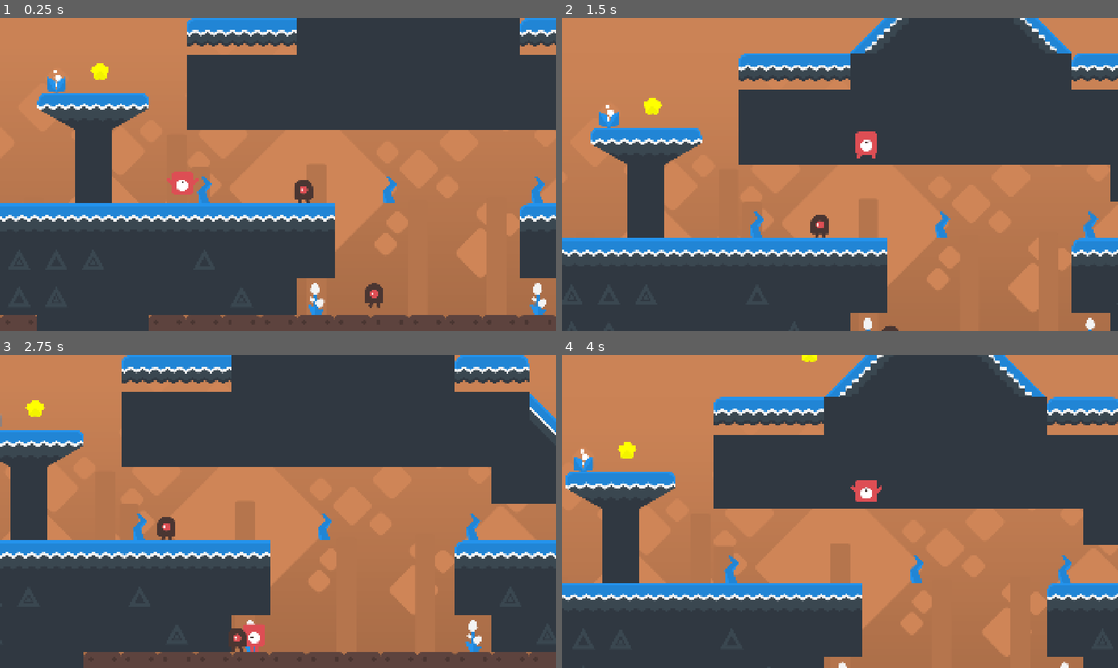
Above: before the commit, frames 1-4 (two rows, left to right).
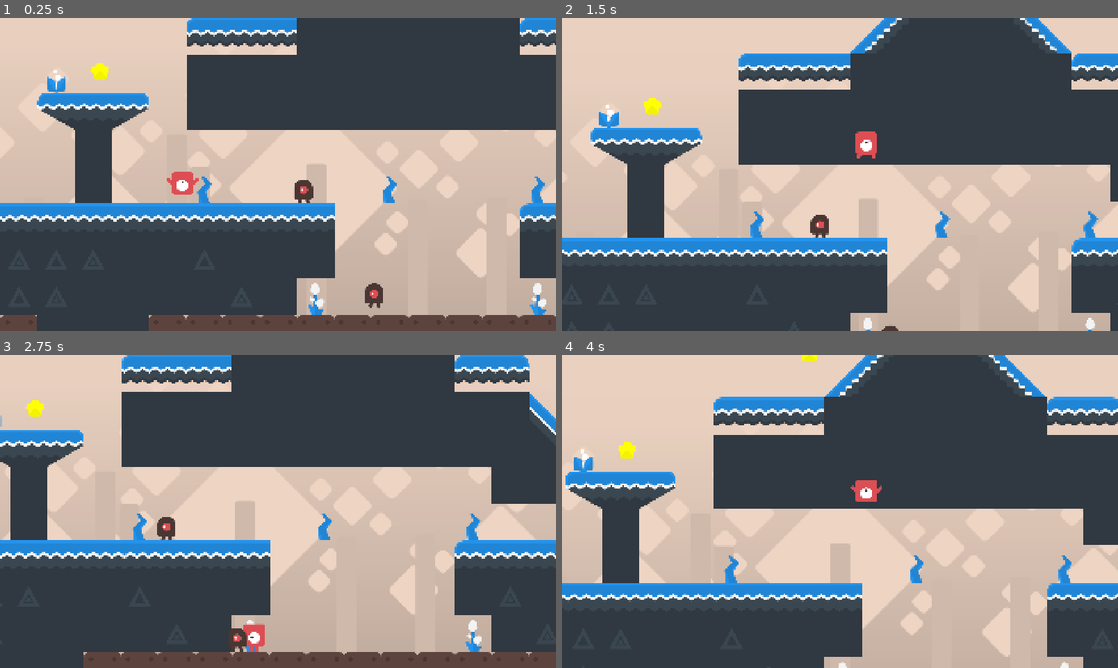
Above: after the commit, the same moments.

Repository: Doreen-b-tronic/Level-Design
Game: Godot game, scene res://levels/level_2.tscn
The game is run twice, just before and just after one commit, with the same random seed, the same clock (stepped at 60 frames per second) and the same inputs. This scene is started directly instead of the project's main scene.
Inputs (mouse positions are in pixels of both pictures, inside the frame that each line leads up to):
- Up to frame 1 (0.25 s): no input
- Up to frame 2 (1.5 s): tap Enter at 0.5 s; move the mouse to (962, 158) at 0.52 s; hold Right (player_1_right) from 0.53 s (still down); tap A (player_2_left) at 0.6 s; click (962, 158) at 0.67 s; tap Up (player_1_jump) at 0.77 s; move the mouse to (728, 190) at 1.27 s; tap D (player_2_right) at 1.35 s
- Up to frame 3 (2.75 s): tap Up (player_1_jump) at 1.52 s; move the mouse to (333, 442) at 2.02 s; release Right (player_1_right) at 2.03 s; hold Left (player_1_left) from 2.03 s (still down); tap A (player_2_left) at 2.1 s
- Up to frame 4 (4 s): move the mouse to (812, 574) at 2.77 s; release Left (player_1_left) at 2.78 s; hold Right (player_1_right) from 2.78 s (still down); tap D (player_2_right) at 2.85 s; click (812, 574) at 2.92 s; tap Up (player_1_jump) at 3.02, 3.77 s; move the mouse to (1006, 558) at 3.52 s; tap A (player_2_left) at 3.6 s

The runs differ from the first frame. In frame 1, 45% of the frame differs, in the area x 0-100%, y 0-97%; in frame 2, 49%, in the area x 0-100%, y 0-100%; in frame 3, 41%; in frame 4, 48%.

Commit message:
Update background tint in level 2 scene
Changed the background tint color in level_2.tscn to a lighter shade for improved visual appearance.

Diff:
--- a/levels/level_2.tscn
+++ b/levels/level_2.tscn
@@ -18,7 +18,7 @@
 win_by_reaching_flag = true
 
 [node name="Background" parent="." instance=ExtResource("2_5ot28")]
-tint = Color(0.810442, 0.5229, 0.342964, 1)
+tint = Color(0.929412, 0.831373, 0.764706, 1)
 
 [node name="Dangerzone" parent="." instance=ExtResource("3_aerfg")]
 position = Vector2(3072, 1216)
